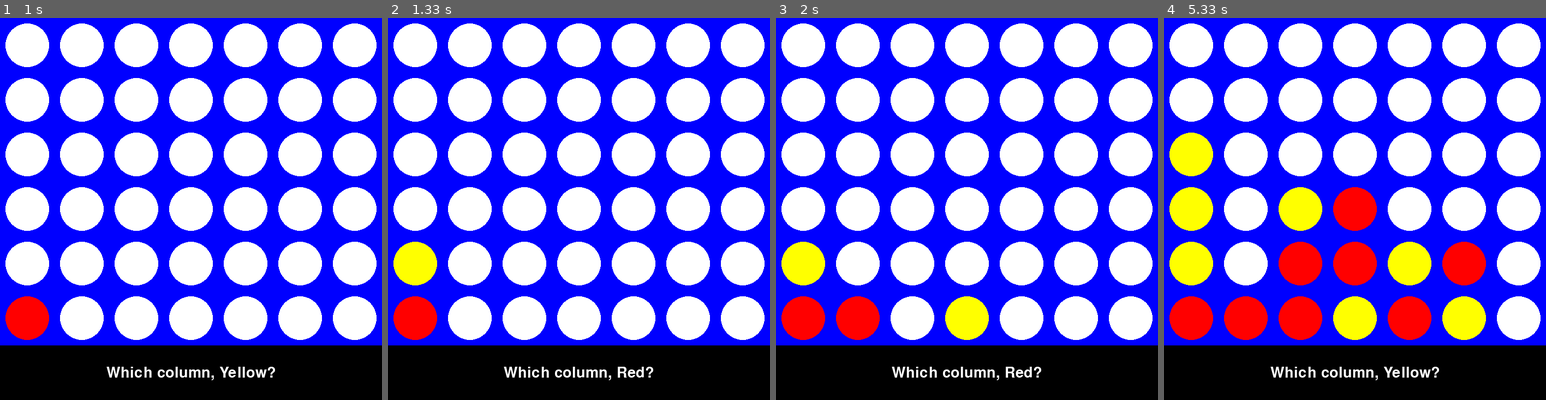
Above: before the commit, frames 1-4 (left to right).
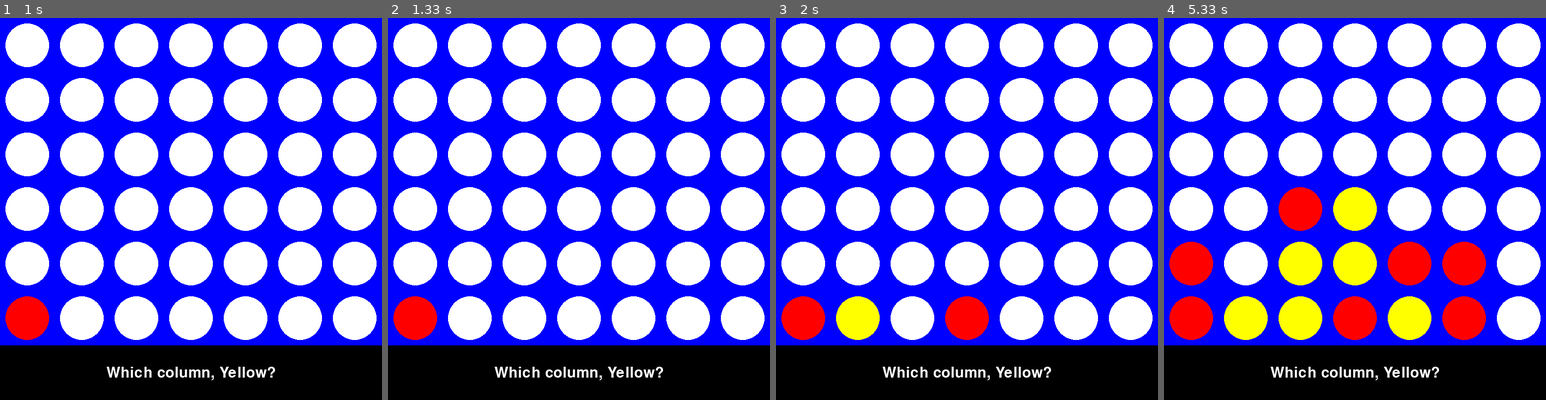
Above: after the commit, the same moments.

Repository: joncoop/connect-four-python
Game: pygame game, started from game2.py
Two runs of this game, one before a commit and one after it. Both use one fixed random seed, a clock stepped at 60 frames per second and the inputs below.
Inputs (mouse positions are in pixels of both pictures, inside the frame that each line leads up to):
- Up to frame 1 (1 s): click (191, 209) at 0.38 s; click (49, 170) at 0.72 s
- Up to frame 2 (1.33 s): tap 1 at 1 s
- Up to frame 3 (2 s): click (844, 262) at 1.38 s; click (970, 90) at 1.72 s
- Up to frame 4 (5.33 s): click (1389, 109) at 2.05 s; click (1381, 201) at 2.38 s; click (1312, 170) at 2.72 s; click (1442, 209) at 3.05 s; click (1320, 289) at 3.38 s; click (1309, 247) at 3.72 s; click (1347, 342) at 4.05 s; click (1209, 140) at 4.38 s; click (1355, 71) at 4.72 s; tap 1 at 5.07 s; click (1450, 251) at 5.08 s

Frame 1 is identical in both runs. In frame 2, 1.7% of the frame differs, in the area x 1-72%, y 58-95%; in frame 3, 3.7%; in frame 4, 13%, in the area x 1-85%, y 30-85%.

Commit message:
Refatoring and error checking

Diff:
--- a/functions.py
+++ b/functions.py
@@ -14,12 +14,17 @@
     return board
 
 
-def place_disc(board, row, column, disc):
-    board[row][column] = disc
+def location_is_valid(board, row, column):
+    return 0 <= row < len(board) and 0 <= column < len(board[0])
 
 
 def location_empty(board, row, column):
     return board[row][column] == EMPTY
+
+
+def place_disc(board, row, column, disc):
+    if location_is_valid(board, row, column):
+        board[row][column] = disc
 
 
 def column_available(board, column):
--- a/game2.py
+++ b/game2.py
@@ -77,6 +77,8 @@
     def new_game(self):
         self.board = functions.make_board(self.rows, self.columns)
         self.turn = 0
+        name = Config.DISCS[self.turn]
+        self.message = f"Which column, {name}?"
 
     def show_start_screen(self):
         title_text = self.FONT_MD.render('Connect', True, pygame.Color('white'))
@@ -125,20 +127,14 @@
             self.scene = Config.PLAYING
 
     def get_drop_column(self, event):
-        column = -1
-
         if event.type == pygame.MOUSEBUTTONDOWN:
             x, y = pygame.mouse.get_pos()
 
             if y < Config.SCREEN_HEIGHT - 100: # out of status area
                 column = x // 100
 
-        if event.type == pygame.KEYDOWN:
-            if pygame.K_1 <= event.key <= pygame.K_7:
-                column = event.key - pygame.K_1
-
-        if 0 <= column < len(self.board[0]) and functions.column_available(self.board, column):
-            return column
+            if functions.column_available(self.board, column):
+                return column
 
         return None
 
@@ -157,6 +153,8 @@
                 self.scene = Config.END
             else:
                 self.turn = (self.turn + 1) % 2
+                name = Config.DISCS[self.turn]
+                self.message = f"Which column, {name}?"
 
     def handle_end_scene(self, event):
         if event.type == pygame.KEYDOWN:
@@ -180,9 +178,7 @@
                 self.handle_end_scene(event)
 
     def update(self):
-        if self.scene == Config.PLAYING:
-            name = Config.DISCS[self.turn]
-            self.message = f"Which column, {name}?"
+        pass
 
     def render(self):
         self.screen.fill(Config.BG_COLOR)
--- /dev/null
+++ b/pygame_template.py
@@ -0,0 +1,67 @@
+# Standard library imports
+
+
+# Third-party imports
+import pygame
+
+
+# Local imports
+
+
+# Game configuration
+class Config:
+
+    # Screen settings
+    CAPTION = 'Name of Game'
+    SCREEN_WIDTH = 800
+    SCREEN_HEIGHT = 600
+    FPS = 60
+
+
+# Main game class
+class Game:
+
+    def __init__(self):
+        pygame.mixer.pre_init()
+        pygame.init()
+
+        self.screen = pygame.display.set_mode([Config.SCREEN_WIDTH, Config.SCREEN_HEIGHT])
+        pygame.display.set_caption(Config.CAPTION)
+        self.clock = pygame.time.Clock()
+
+        self.running = True
+        self.new_game()
+
+    def new_game(self):
+        pass
+
+    def process_input(self):
+        pressed = pygame.key.get_pressed()
+        events = pygame.event.get()
+
+        for event in events:
+            if event.type == pygame.QUIT:
+                self.running = False
+
+    def update(self):
+        pass
+
+    def render(self):
+        pass
+
+    def play(self):
+        while self.running:
+            self.process_input()
+            self.update()
+            self.render()
+
+            self.clock.tick(Config.FPS)
+
+        pygame.display.update()
+        pygame.quit()
+
+
+# Entry point for the game
+if __name__ == '__main__':
+    game = Game()
+    game.play()
